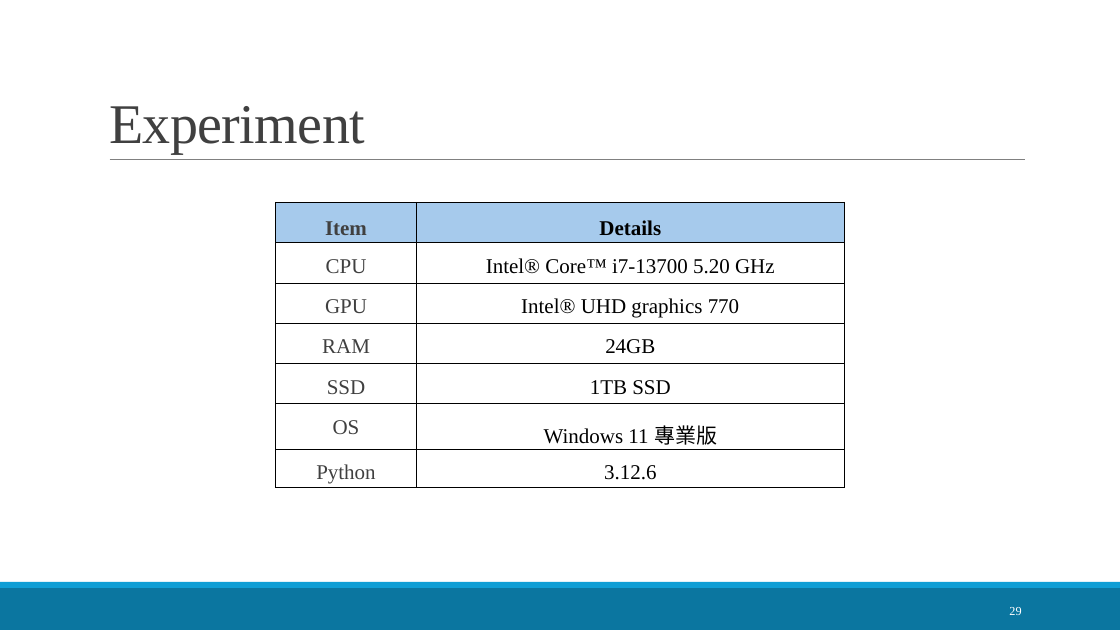
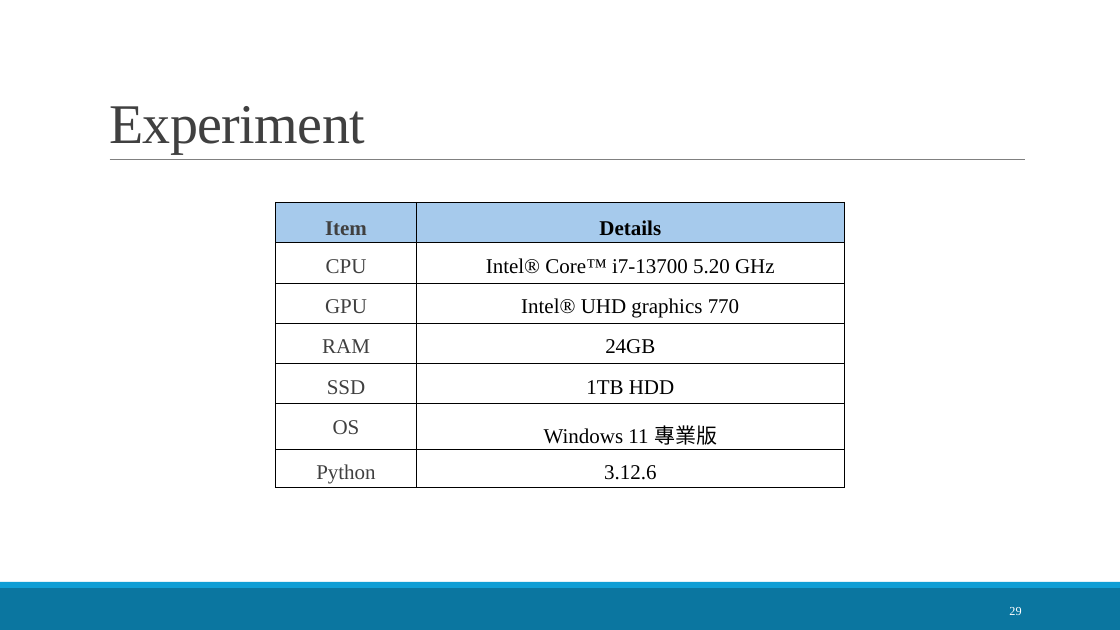
Before and after one commit to LloydGain/114_NTUT_Thesis, a slide deck: slide 29 of docs/thesis/114_楊宏傑_口試簡報.pptx. Drawn at 1120x630 pixels with LibreOffice and Linux fonts; fonts in the diff are those of the drawing. Boxes give left, top, right and bottom in pixels: in the first picture for what was removed or moved away, otherwise in the second. Text is boxed around its words. In the diff, an @@ line names an element or a change of style, - is before the commit and + after.

```diff
--- a/docs/thesis/114_楊宏傑_口試簡報.pptx
+++ b/docs/thesis/114_楊宏傑_口試簡報.pptx
@@ table at [276, 202, 844, 488] @@
-row 5, column 2: 1TB SSD
+row 5, column 2: 1TB HDD
```
Also in this commit, not shown: 9 other slides changed, 1 slide added, 3 slides removed.
